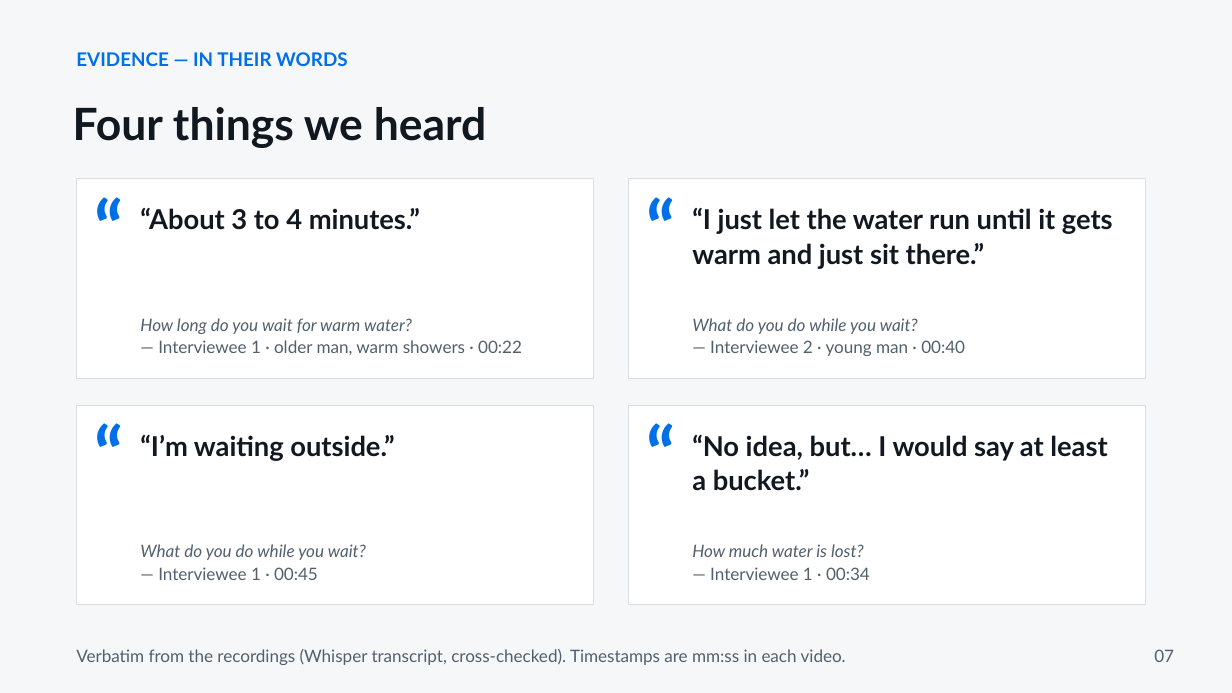
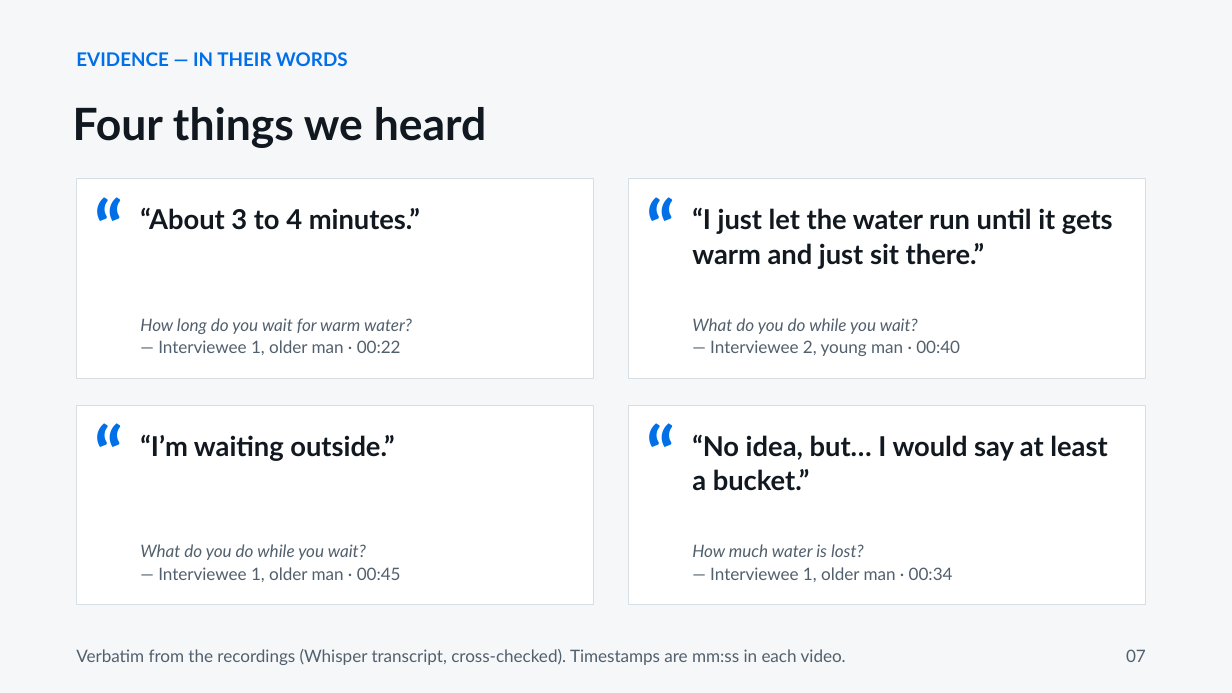
Before and after one commit to nour256/sdsds, a slide deck: slide 7 of IEN_301_Project_1_v2.pptx. Drawn at 1232x693 pixels with LibreOffice and Linux fonts; fonts in the diff are those of the drawing. Boxes give left, top, right and bottom in pixels: in the first picture for what was removed or moved away, otherwise in the second. Text is boxed around its words. In the diff, an @@ line names an element or a change of style, - is before the commit and + after.

```diff
--- a/IEN_301_Project_1_v2.pptx
+++ b/IEN_301_Project_1_v2.pptx
@@ text at (158,340,401,355): text changed @@
-— Interviewee 1 · older man, warm showers · 00:22
+— Interviewee 1, older man · 00:22
@@ text at (710,340,960,356): text changed @@
-— Interviewee 2 · young man · 00:40
+— Interviewee 2, young man · 00:40
@@ text at (158,567,401,582): text changed @@
-— Interviewee 1 · 00:45
+— Interviewee 1, older man · 00:45
@@ text at (710,567,953,582): text changed @@
-— Interviewee 1 · 00:34
+— Interviewee 1, older man · 00:34
@@ text "07" at (1126,649,1146,662): alignment right to left @@
```
Also in this commit, not shown: 15 other slides changed, 5 other files.
